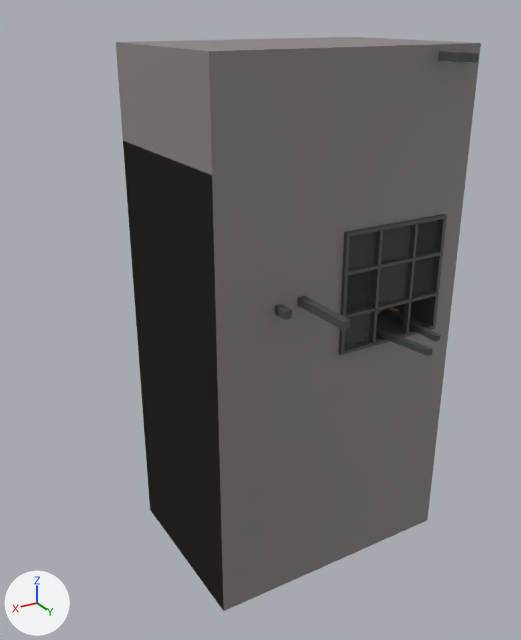
Two versions of the FBX model Content/Meshes/Foreground/Batiment1.fbx, one commit apart.
Both versions are drawn from a 50 mm camera at (15.43, 14.93, 16.59) aimed at (5.1, -2.3, 7.98). The lights are fixed; the arrows at lower left show +X, +Y and +Z. Where no turn or scale is listed for an object, it has been applied to the vertices. Vertices at the same position are counted once.
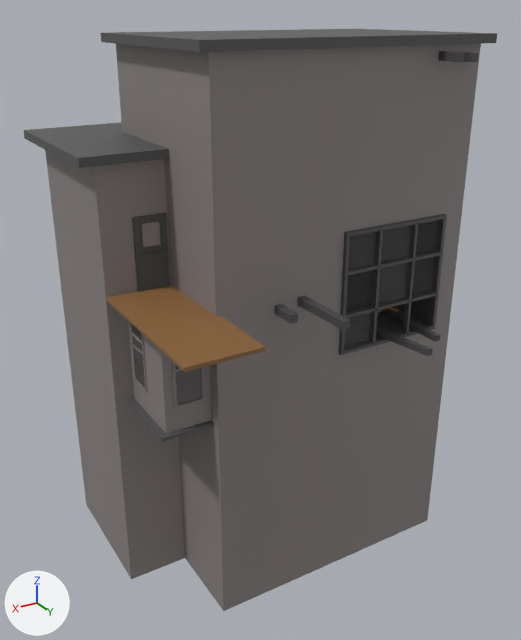
Pixel boxes (x1, y1, x2, y2) of what changed, in the pictures (521 x 640 px):
'Cube', reshaped (30% wider)
    before: (116, 37, 481, 611)
    after: (24, 29, 497, 611)
part 1 of me_cube_042, added
    after: (45, 150, 185, 579)
part 2 of me_cube_042, added (brown)
    after: (106, 285, 265, 372)
part 3 of me_cube_042, added
    after: (24, 122, 169, 168)
part 4 of me_cube_042, added
    after: (100, 29, 497, 52)
part 5 of me_cube_042, added
    after: (128, 321, 211, 434)
part 6 of me_cube_042, added
    after: (130, 323, 136, 380)
part 7 of me_cube_042, added
    after: (141, 333, 148, 393)
part 8 of me_cube_042, added
    after: (172, 361, 177, 409)
part 9 of me_cube_042, added
    after: (201, 367, 205, 401)
part 10 of me_cube_042, added
    after: (177, 399, 203, 408)
part 11 of me_cube_042, added
    after: (128, 398, 214, 442)
part 12 of me_cube_042, added
    after: (139, 250, 166, 257)
part 13 of me_cube_042, added
    after: (140, 220, 162, 249)
part 14 of me_cube_042, built on
    before: (275, 304, 292, 320)
    after: (132, 213, 298, 405)
part 15 of me_cube_042, deleted
    before: (123, 141, 224, 611)

What changed in the scene script:
```text
Add mat_grisb:
    mat_grisb = principled_material('GrisB')
    mat_grisb.base_color = (0.0929, 0.0929, 0.0929)  # dark grey #565656
Change me_cube_042:
    used by ob_cube; location = (5.79, -2.42, 2.94)
    remove me_cube_042.from_pydata(...)  # 212 vertices, 172 faces; spans x -5.9..2.2, y -2.8..4.5, z -2.8..12.8
    add me_cube_042.from_pydata(...)  # 412 vertices, 323 faces; spans x -6.2..4.5, y -4.6..4.9, z -2.8..13.1
    me_cube_042 part 1: a new loose piece, a box spanning x -2.2..4.0, y -4.2..0.1, z -2.8..10.2, in mat_gris (grey #8b8483)
    me_cube_042 part 2: a new loose piece, a box spanning x 2.039..4.039, y 0.148..4.887, z 6.641..6.738, in mat_taule (brown #8f673f)
    me_cube_042 part 3: a new loose piece, a box spanning x -2.71..4.5, y -4.56..0.45, z 10.21..10.45, in mat_grisb (dark grey #565656)
    me_cube_042 part 4: a new loose piece, a box spanning x -6.24..2.5, y -2.99..2.99, z 12.84..13.08, in mat_grisb (dark grey #565656)
    me_cube_042 part 5: a new loose piece, a box spanning x 1.5..3.5, y -0.4..2.3, z 3.5..6.7, in mat_gris (grey #8b8483)
    me_cube_042 part 6: a new loose piece, a box spanning x 3.452..3.519, y 0.377..0.443, z 4.26..6.353, in mat_gris (grey #8b8483)
    me_cube_042 part 7: a new loose piece, a box spanning x 3.452..3.519, y 1.165..1.231, z 4.26..6.353, in mat_gris (grey #8b8483)
    me_cube_042 part 8: a new loose piece, a box spanning x 3.154..3.221, y 2.337..2.403, z 4.26..6.353, in mat_gris (grey #8b8483)
    me_cube_042 part 9: a new loose piece, a box spanning x 2.367..2.433, y 2.337..2.403, z 4.26..6.353, in mat_gris (grey #8b8483)
    me_cube_042 part 10: a new loose piece, a box spanning x 2.387..3.205, y 2.337..2.403, z 4.266..4.333, in mat_gris (grey #8b8483)
    me_cube_042 part 11: a new loose piece, a box spanning x 2.039..3.682, y 0.148..2.491, z 3.472..3.569, in mat_grisb (dark grey #565656)
    me_cube_042 part 12: a new loose piece of 24 vertices spanning x 2.3..3.1, y 0.2..0.3, z 7.7..7.8, in mat_gris_foncé (dark grey #4f4f4f)
    me_cube_042 part 13: a new loose piece of 16 vertices spanning x 2.4..3.0, y 0.2, z 7.9..8.6
    me_cube_042 part 14: 4 vertices moved from x 0.2..0.5, y 3.2, z 6.4..6.7 to x 0.2..0.5, y 3.5, z 6.4..6.7; 26 vertices added at x 2.2..3.5, y 0.1..2.4, z 4.3..8.7
    me_cube_042 part 15: 2 vertices removed from x 2.2, y -2.8..2.8, z 10.2
    add me_cube_042.materials.append(mat_grisb)  # dark grey #565656
```
